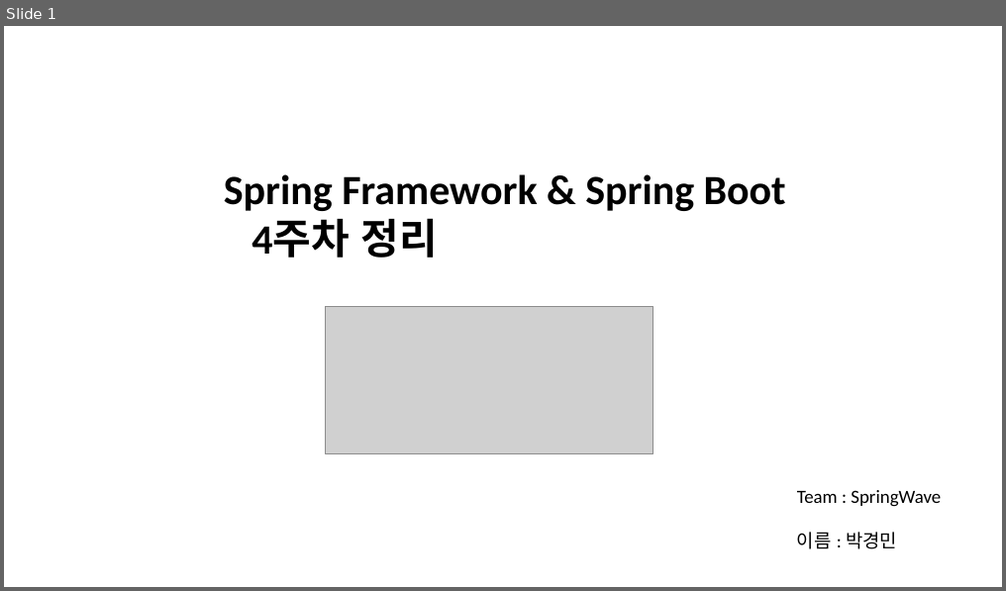
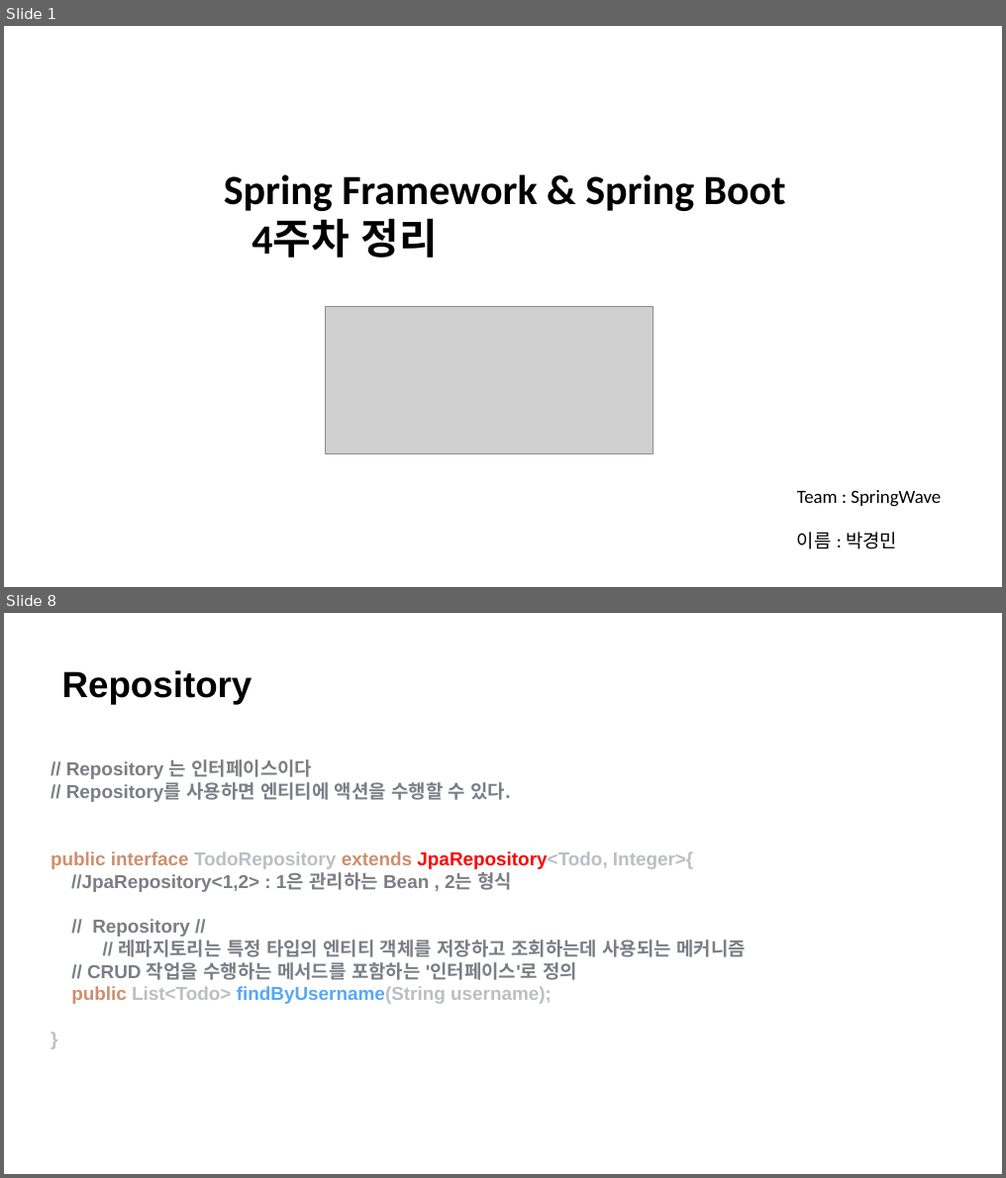
Before and after one commit to kyungmin1221/Tave_Study, a slide deck: 복습정리자료/spring 4주차 정리(kyungmin) .pptx. Shown one above the other, each under a label of ours: slide 1 before the commit, slides 1 and 8 after it; the slides between them are not shown. The pictures are 1006x591 and 1006x1178 pixels, drawn with LibreOffice and Linux fonts; fonts in the diff are those of the drawing; grey boxes stand for pictures. Boxes give left, top, right and bottom in pixels: in the first picture for what was removed or moved away, otherwise in the second. Text is boxed around its words. In the diff, an @@ line names an element or a change of style, - is before the commit and + after.

```diff
--- a/복습정리자료/spring 4주차 정리(kyungmin) .pptx
+++ b/복습정리자료/spring 4주차 정리(kyungmin) .pptx
@@ slide 8 added at (4, 613, 1002, 1174), background #FFFFFF @@
@@ text added at (62, 670, 252, 704), 35 pt, text #000000, bold @@
+Repository
@@ text added at (51, 760, 746, 1004), 18 pt, text #7A7E85, bold @@
+// Repository 는 인터페이스이다
+// Repository를 사용하면 엔티티에 액션을 수행할 수 있다.
+public interface TodoRepository extends JpaRepository<Todo, Integer>{
+//JpaRepository<1,2> : 1은 관리하는 Bean , 2는 형식
+// Repository //
+// 레파지토리는 특정 타입의 엔티티 객체를 저장하고 조회하는데 사용되는 메커니즘
+// CRUD 작업을 수행하는 메서드를 포함하는 '인터페이스'로 정의
+public List<Todo> findByUsername(String username);
+}
```
Also in this commit, not shown: 1 slide changed, 5 other slides added, 5 slides removed.
